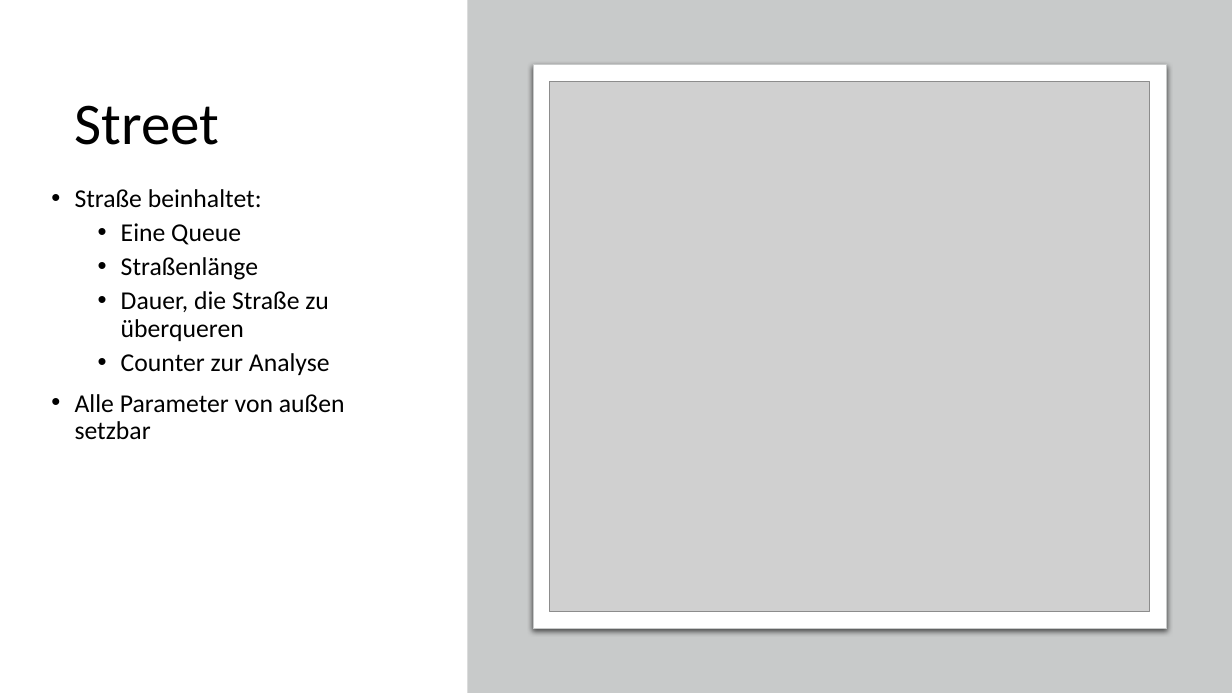
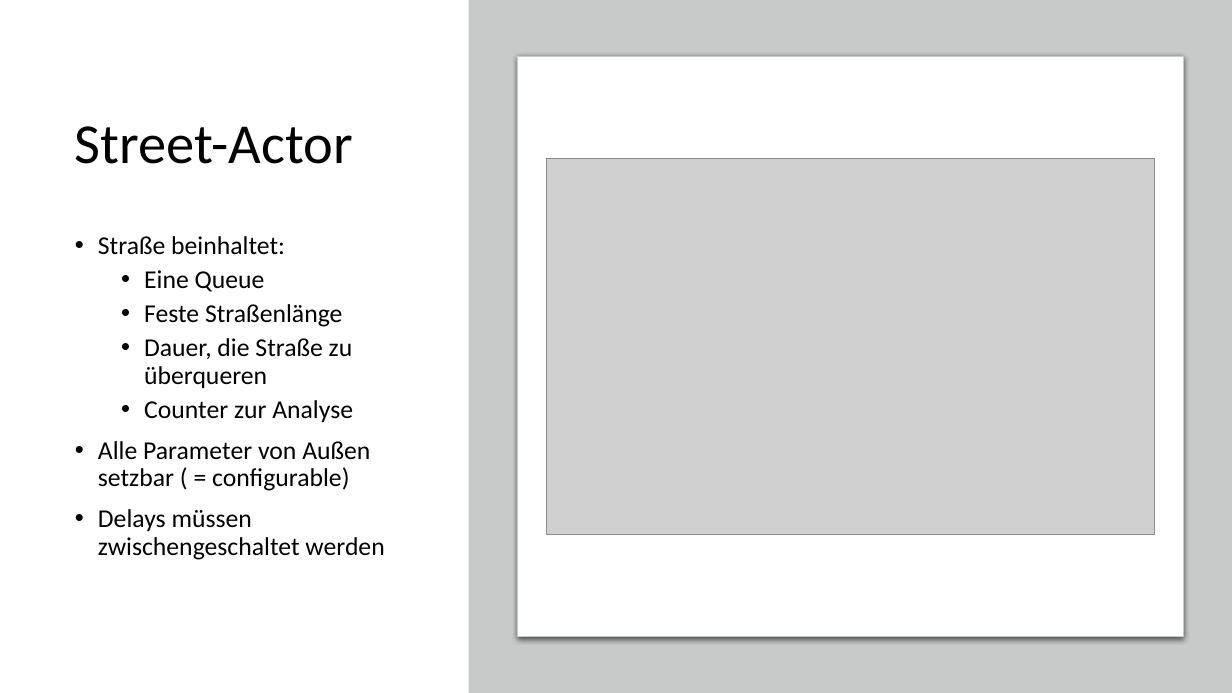
Before and after one commit to code-drey/car_simulation, a slide deck: slide 10 of Presentation/Traffic-flow-modeling-and-analysis.pptx (slide 8 before the commit). Drawn at 1232x693 pixels with LibreOffice and Linux fonts; fonts in the diff are those of the drawing; grey boxes stand for pictures. Boxes give left, top, right and bottom in pixels: in the first picture for what was removed or moved away, otherwise in the second. Text is boxed around its words. In the diff, an @@ line names an element or a change of style, - is before the commit and + after.

```diff
--- a/Presentation/Traffic-flow-modeling-and-analysis.pptx
+++ b/Presentation/Traffic-flow-modeling-and-analysis.pptx
@@ rounded rectangle: place and size @@
-rounded rectangle at [533, 65, 1166, 628]
+rounded rectangle at [518, 56, 1183, 637]
@@ title "Street-Actor" at [75, 126, 353, 164]: vertical alignment bottom to middle @@
@@ title at [75, 126, 353, 164]: text changed; size 46 to 44 pt @@
-Street
+Street-Actor
@@ picture: place and size @@
-picture at [550, 81, 1150, 612]
+picture at [546, 159, 1154, 534]
@@ text "Straße beinhaltet:": place and size @@
-text "Straße beinhaltet:" at [75, 189, 345, 440]
+text "Straße beinhaltet:" at [98, 236, 384, 560]
@@ text at [144, 304, 342, 327]: text changed @@
-  • Straßenlänge
+  • Feste Straßenlänge
@@ text at [98, 441, 384, 560]: text changed @@
-• Alle Parameter von außen setzbar
+• Alle Parameter von Außen setzbar ( = configurable)
+• Delays müssen zwischengeschaltet werden
```
Also in this commit, not shown: 5 other slides changed, 3 slides added, 1 other file.
